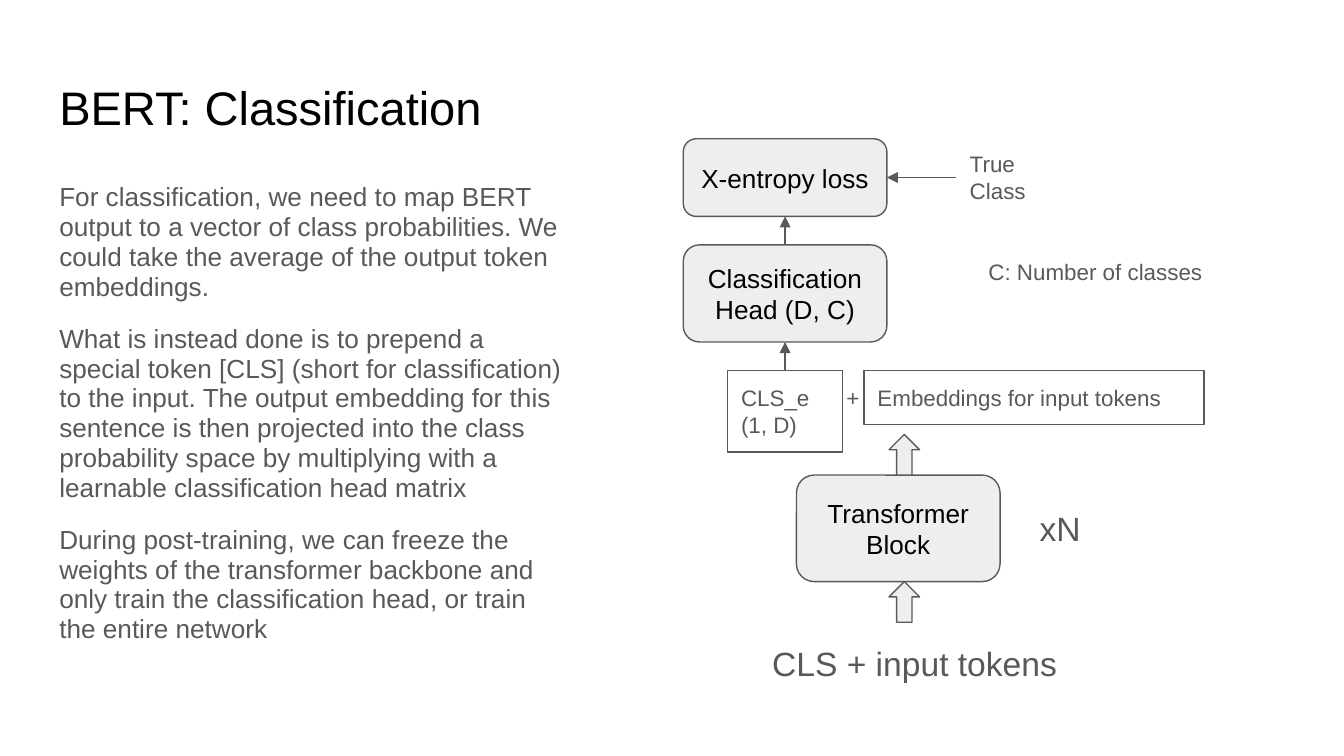
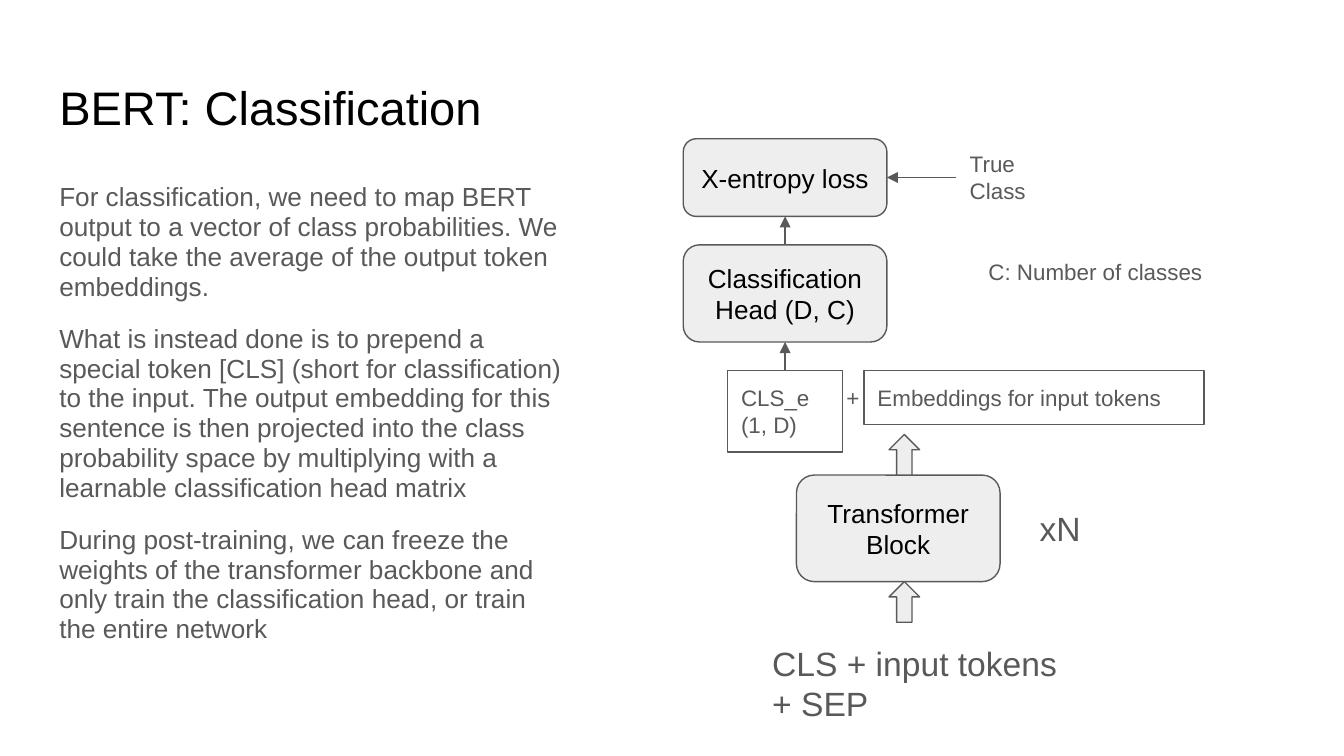
Before and after one commit to ankur6ue/deep-learning-course, a slide deck: slide 11 of Module 5/class_5.6/deep_learning_course_class_5.6.pptx. Drawn at 1344x756 pixels with LibreOffice and Linux fonts; fonts in the diff are those of the drawing. Boxes give left, top, right and bottom in pixels: in the first picture for what was removed or moved away, otherwise in the second. Text is boxed around its words. In the diff, an @@ line names an element or a change of style, - is before the commit and + after.

```diff
--- a/Module 5/class_5.6/deep_learning_course_class_5.6.pptx
+++ b/Module 5/class_5.6/deep_learning_course_class_5.6.pptx
@@ text at box(772, 651, 1057, 717): text changed @@
-CLS + input tokens
+CLS + input tokens + SEP
```
Also in this commit, not shown: 2 other slides changed, 5 slides added, 1 other file.
